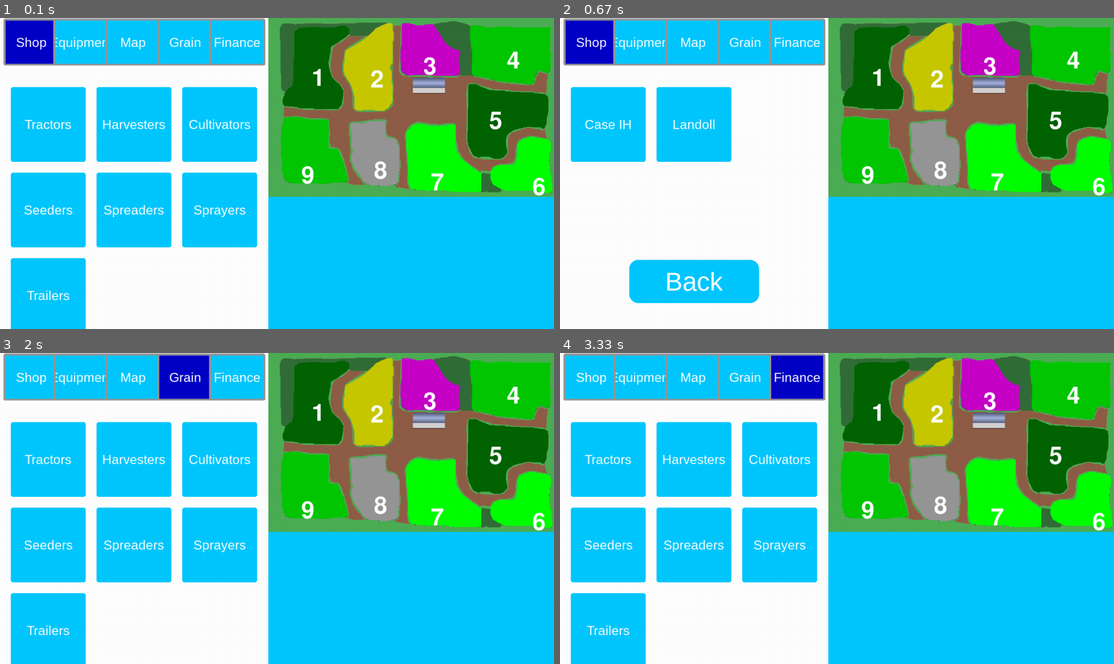
Above: before the commit, frames 1-4 (two rows, left to right).
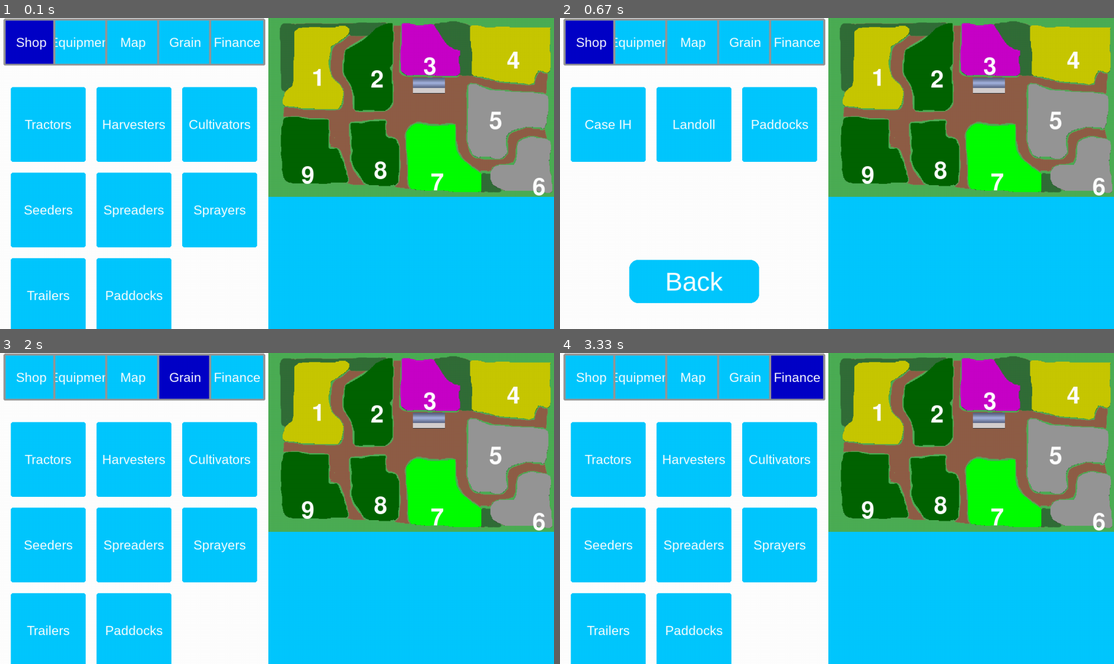
Above: after the commit, the same moments.

Repository: CaptainDeathead/Farm-CEO-ng
Game: pygame game, started from game/main.py
The game is run twice, just before and just after one commit, with the same random seed, the same clock (stepped at 60 frames per second) and the same inputs.
Inputs (mouse positions are in pixels of both pictures, inside the frame that each line leads up to):
- Up to frame 1 (0.1 s): no input
- Up to frame 2 (0.67 s): press the mouse at (781, 210) at 0.37 s; move the mouse to (798, 148) at 0.47 s; release the mouse at (814, 89) at 0.6 s
- Up to frame 3 (2 s): press the mouse at (132, 458) at 0.7 s; move the mouse to (105, 527) at 0.8 s; release the mouse at (83, 598) at 0.93 s; click (188, 390) at 1.05 s; click (132, 377) at 1.38 s; press the mouse at (188, 390) at 1.7 s; move the mouse to (193, 390) at 1.8 s; release the mouse at (199, 393) at 1.93 s
- Up to frame 4 (3.33 s): press the mouse at (593, 377) at 2.53 s; move the mouse to (704, 384) at 2.63 s; release the mouse at (809, 390) at 2.77 s

The runs differ from the first frame. In frame 1, 17% of the frame differs, in the area x 17-100%, y 1-100%; in frame 2, 17%, in the area x 32-100%, y 1-57%; in frame 3, 17%; in frame 4, 17%.

Commit message:
Fixed dropdowns and added paddocks shop

Diff:
--- a/game/UI/Menus/shop.py
+++ b/game/UI/Menus/shop.py
@@ -1,14 +1,109 @@
 import pygame as pg
 
 from resource_manager import ResourceManager, SaveManager
+from paddock_manager import PaddockManager
 from events import Events
 
 from time import time
 
-from UI.pygame_gui import Button
+from UI.pygame_gui import Button, DropDown
 from utils import utils
 from data import *
 from typing import List
+
+class PaddockBuyMenu:
+    DROPDOWN_WIDTH = 100
+    SEGMENT_HEIGHT = 50
+    def __init__(self, parent_surface: pg.Surface, events: Events, rect: pg.Rect) -> None:
+        self.parent_surface = parent_surface
+        self.events = events
+        self.rect = rect
+
+        self.rendered_surface = pg.Surface((self.rect.w, self.rect.h), pg.SRCALPHA)
+
+        self.dropdown = DropDown(self.rendered_surface, PANEL_WIDTH / 2 - self.DROPDOWN_WIDTH / 2, 50, self.DROPDOWN_WIDTH,
+                                 self.SEGMENT_HEIGHT, self.rect, self.get_buttons_for_dropdown(), (0, 200, 255), self.rebuild)
+
+        self.product_title_font = pg.font.SysFont(None, 80)
+
+        self.not_enough_money_lbl = self.product_title_font.render("Not enough money!", True, (255, 0, 0))
+
+        self.buy_button = Button(self.rendered_surface, PANEL_WIDTH / 2 - 150, self.rect.h - 280, 300, 100, self.rect, (0, 200, 255),
+                                  (0, 200, 255), (255, 255, 255), "Buy", 60, (20, 20, 20, 20), 0, 0, True, lambda: self.buy_selected())
+
+        self.last_money = SaveManager().money
+
+        self.rebuild()
+
+    def get_buttons_for_dropdown(self) -> List[Button]:
+        all_paddocks = PaddockManager().paddocks
+        unowned_paddocks = []
+
+        for paddock in all_paddocks:
+            if paddock.owned_by == "player": continue
+            unowned_paddocks.append(paddock)
+
+        buttons = [
+            Button(self.rendered_surface, 0, (int(paddock.num) - 1) * self.SEGMENT_HEIGHT, self.DROPDOWN_WIDTH, self.SEGMENT_HEIGHT, self.rect,
+                   (0, 200, 255), (0, 200, 255), (0, 0, 0), paddock.num, 50, (5, 5, 5, 5), 0, 0, True) for paddock in unowned_paddocks
+        ]
+
+        return buttons
+
+    def buy_selected(self) -> None:
+        selected_paddock = int(self.dropdown.get_selected_text())-1
+        paddock_area = PaddockManager().paddocks[selected_paddock].hectares
+
+        # Paddock price = Area * 12000
+        price = paddock_area * 12000
+
+        PaddockManager().paddocks[selected_paddock].owned_by = "player"
+        PaddockManager().paddocks[selected_paddock].rebuild_num()
+        SaveManager().set_money(SaveManager().money - price)
+
+        self.dropdown = DropDown(self.rendered_surface, PANEL_WIDTH / 2 - self.DROPDOWN_WIDTH / 2, 50, self.DROPDOWN_WIDTH,
+                                 self.SEGMENT_HEIGHT, self.rect, self.get_buttons_for_dropdown(), (0, 200, 255), self.rebuild)
+
+        self.buy_button.hide()
+        self.update()
+
+    def draw_can_buy(self) -> None:
+        selected_paddock = int(self.dropdown.get_selected_text())-1
+        paddock_area = PaddockManager().paddocks[selected_paddock].hectares
+
+        # Paddock price = Area * 12000
+        price = paddock_area * 12000
+
+        price_lbl = self.product_title_font.render(f"Price: ${price:,}", True, (0, 0, 0))
+        self.rendered_surface.blit(price_lbl, (PANEL_WIDTH / 2 - price_lbl.get_width() / 2, self.rect.h - 350))
+
+        if price > SaveManager().money:
+            self.buy_button.hide()
+            self.rendered_surface.blit(self.not_enough_money_lbl, (PANEL_WIDTH / 2 - self.not_enough_money_lbl.get_width() / 2, self.buy_button.rect.y + 20))
+            return
+
+        self.buy_button.show()
+        self.buy_button.draw()
+
+    def rebuild(self) -> None:
+        self.rendered_surface.fill((255, 255, 255), (0, 0, PANEL_WIDTH, self.rendered_surface.get_height() - 170)) # - 170 for back button below
+
+        self.draw_can_buy()
+
+    def update(self) -> None:
+        self.dropdown.update(self.events.mouse_just_pressed)
+        self.buy_button.update(self.events.mouse_just_pressed)
+
+        if self.last_money != SaveManager().money:
+            self.last_money = SaveManager().money
+
+            self.rebuild()
+
+        self.draw()
+
+    def draw(self) -> None:
+        self.parent_surface.blit(self.rendered_surface, self.rect)
+        self.dropdown.draw()
 
 class Shop:
     def __init__(self, parent_surface: pg.Surface, events: Events, rect: pg.Rect) -> None:
@@ -37,6 +132,10 @@
         self.current_image = 0
         self.last_image_change = time()
 
+        self.in_paddock_menu = False
+
+        self.paddock_buy_menu = PaddockBuyMenu(self.parent_surface, self.events, self.rect)
+
         self.not_enough_money_lbl = self.product_title_font.render("Not enough money!", True, (255, 0, 0))
         self.not_enough_xp_lbl = self.product_title_font.render("Not enough XP!", True, (255, 0, 0))
 
@@ -72,7 +171,12 @@
 
     def backtrack_path(self) -> None:
         self.current_items = self.global_dict
-        self.path.pop()
+
+        if self.in_paddock_menu:
+            self.in_paddock_menu = False
+            self.path = []
+        else:
+            self.path.pop()
 
         for item in self.path:
             self.current_items = self.current_items[item]
@@ -126,6 +230,14 @@
         else:
             self.buy_button.show()
             self.buy_button.draw()
+
+    def open_paddocks_buy_menu(self) -> None:
+        self.in_paddock_menu = True
+
+        self.buy_button.hide()
+        self.back_button.show()
+
+        self.draw()
 
     def rebuild_buyscr(self) -> None:
         self.product_images = []
@@ -202,6 +314,11 @@
                 y += step
                 x = 25
 
+        paddocks_btn = Button(self.rendered_surface, x, y, size, size, self.rect, (0, 200, 255), (0, 200, 255),(255, 255, 255),
+                              "Paddocks", 30, (5, 5, 5, 5), 0, 0, True, lambda: self.open_paddocks_buy_menu())
+
+        self.buttons.append(paddocks_btn)
+
         self.just_rebuilt = True
 
     def check_buyscr(self) -> bool:
@@ -217,6 +334,8 @@
 
         if len(self.path) == 3:
             update = self.check_buyscr()
+        elif self.in_paddock_menu:
+            self.paddock_buy_menu.update()
         else:
             for button in self.buttons:
                 button.update(self.events.mouse_just_pressed)
@@ -234,7 +353,8 @@
         for button in self.buttons: button.draw()
 
         if len(self.path) > 0: self.back_button.show()
-        else: self.back_button.hide()
+        else:
+            if not self.in_paddock_menu: self.back_button.hide()
 
         self.back_button.draw()
 
--- a/game/UI/pygame_gui.py
+++ b/game/UI/pygame_gui.py
@@ -96,11 +96,12 @@
         self.hidden = False
 
 class DropDown:
-    def __init__(self, screen: pg.Surface, x: int, y: int, width: int, segment_height: int, buttons: List[Button],
-                 bg_color: pg.color.ColorValue) -> None:
+    def __init__(self, screen: pg.Surface, x: int, y: int, width: int, segment_height: int, parent_rect: pg.Rect,
+                 buttons: List[Button], bg_color: Tuple[int, int, int], on_change: callable) -> None:
 
         self.screen = screen
         self.rect = pg.Rect(x, y, width, len(buttons) * segment_height)
+        self.parent_rect = parent_rect
 
         self.rendered_surface = pg.Surface((self.rect.w, self.rect.h), pg.SRCALPHA)
 
@@ -109,60 +110,82 @@
 
         for i, button in enumerate(buttons):
             button.screen = self.rendered_surface
+
             button.x = 0
             button.y = self.segment_height * i
+            button.global_rect = pg.Rect(x, self.parent_rect.y + y + segment_height * i, width, segment_height)
+
+            button.command = lambda text=button.text: self.select_button(text)
 
             self.buttons.append(button)
 
-        self.background_color = bg_color
+        self.bg_color = bg_color
+        self.on_change = on_change
 
         self.dropped = False
 
-        self.selected_button = self.buttons[0]
-        self.selected_button.command = lambda: self.drop()
-
-        self.rebuild()
-
-    def undrop(self) -> None:
-        self.dropped = False
-
-    def drop(self) -> None:
-        self.dropped = True
+        self.selected_button = Button(self.buttons[0].screen, self.buttons[0].x, self.buttons[0].y, self.buttons[0].width, self.buttons[0].height,
+                                      self.buttons[0].parent_rect, self.buttons[0].color, self.buttons[0].selectedColor, self.buttons[0].textColor,
+                                      self.buttons[0].text, self.buttons[0].size, self.buttons[0].radius, 0, 0, True, self.toggle_drop)
+
+        self.selected_button.global_rect = buttons[0].global_rect
+
+        self.just_changed = False
+
+        self.rebuild()
+
+    def set_dropped(self, dropped: bool) -> None:
+        self.dropped = dropped
+
+        if dropped: self.selected_button.hide()
+        else: self.selected_button.show()
+
+        self.rebuild()
+
+    def toggle_drop(self) -> None:
+        self.set_dropped(not self.dropped)
 
     def get_selected_text(self) -> str: return self.selected_button.text
 
     def select_button(self, button_text: str) -> None:
-        new_buttons = []
-
-        for i, button in self.buttons:
+        if not self.dropped: return
+
+        for button in self.buttons:
             if button.text == button_text:
-                self.selected_button.command = lambda: self.select_button(self.selected_button.text)
-
-                new_buttons.insert(0, button)
-                self.selected_button = button
-                self.selected_button.command = lambda: self.drop()
-
-                button.y = 0
-
-            else:
-                new_buttons.append(button)
-                button.y = self.segment_height * i
-
-        self.buttons = new_buttons
+                self.selected_button.text = button.text
+
+                button.rebuild()
+                self.selected_button.rebuild()
+
+                self.on_change()
+                break
+
+        self.set_dropped(False)
+        self.just_changed = True
+
         self.rebuild()
 
     def rebuild(self) -> None:
-        self.rendered_surface.fill(self.bg_color)
+        pg.draw.rect(self.rendered_surface, self.bg_color, (0, 0, self.rect.w, self.rect.h), border_radius=10)
 
         for button in self.buttons:
-            #button.rebuild()
             button.draw()
+
+        self.selected_button.draw()
 
     def update(self, just_pressed: bool = False) -> None:
         for button in self.buttons:
             button.update(just_pressed)
 
+        if self.just_changed:
+            self.just_changed = False
+            just_pressed = False
+
+        self.selected_button.update(just_pressed)
+
     def draw(self) -> None:
+        self.screen.fill((255, 255, 255), self.rect)
+
         if self.dropped:
             self.screen.blit(self.rendered_surface, (self.rect.x, self.rect.y))
         else:
--- a/game/assets/Data/Maps/Green_Spring_cfg.json
+++ b/game/assets/Data/Maps/Green_Spring_cfg.json
@@ -208,7 +208,8 @@
             "gate": [
                 75,
                 301
-            ]
+            ],
+            "hectares": 60
         },
         "1": {
             "center": [
@@ -218,7 +219,8 @@
             "gate": [
                 422,
                 44
-            ]
+            ],
+            "hectares": 70
         },
         "2": {
             "center": [
@@ -228,7 +230,8 @@
             "gate": [
                 451,
                 43
-            ]
+            ],
+            "hectares": 40
         },
         "3": {
             "center": [
@@ -238,7 +241,8 @@
             "gate": [
                 932,
                 183
-            ]
+            ],
+            "hectares": 80
         },
         "4": {
             "center": [
@@ -248,7 +252,8 @@
             "gate": [
                 920,
                 254
-            ]
+            ],
+            "hectares": 85
         },
         "5": {
             "center": [
@@ -258,7 +263,8 @@
             "gate": [
                 923,
                 408
-            ]
+            ],
+            "hectares": 30
         },
         "6": {
             "center": [
@@ -268,7 +274,8 @@
             "gate": [
                 475,
                 557
-            ]
+            ],
+            "hectares": 55
         },
         "7": {
             "center": [
@@ -278,7 +285,8 @@
             "gate": [
                 442,
                 553
-            ]
+            ],
+            "hectares": 50
         },
         "8": {
             "center": [
@@ -288,7 +296,8 @@
             "gate": [
                 267,
                 538
-            ]
+            ],
+            "hectares": 52
         }
     },
     "sell points": {
--- a/game/farm_ceo.py
+++ b/game/farm_ceo.py
@@ -103,7 +103,8 @@
         self.save_manager = SaveManager()
         self.save_manager.init(self.map.map_cfg)
 
-        self.paddock_manager = PaddockManager(self.screen, self.map.surface, self.save_manager.get_paddocks(), self.map.scale)
+        self.paddock_manager = PaddockManager()
+        self.paddock_manager.init(self.screen, self.map.surface, self.save_manager.get_paddocks(), self.map.scale)
 
         self.time: float = self.save_manager.get_attr("time") # time / 24 = *n* days
         self.last_update_time = 0.0
--- a/game/farmceo_savegame.json
+++ b/game/farmceo_savegame.json
@@ -1 +1 @@
-{"map_name": "Green Spring", "money": 500000.0, "xp": 0.0, " …(452 unchanged characters)… [148, 166], "gate": [75, 301], "state": 2, "owned_by": "npc"}, "2": {"center": [347, 173], "gate": [422, 44], "state": 5, "owned_by": "npc"}, "3": {"center": [527, 129], "gate": [451, 43], "state": 0, "owned_by": "npc"}, "4": {"center": [809, 108], "gate": [932, 183], "state": 3, "owned_by": "npc"}, "5": {"center": [749, 313], "gate": [920, 254], "state": 2, "owned_by": "npc"}, "6": {"center": [896, 538], "gate": [923, 408], "state": 4, "owned_by": "npc"}, "7": {"center": [552, 522], "gate": [475, 557], "state": 4, "owned_by": "npc"}, "8": {"center": [359, 483], "gate": [442, 553], "state": 1, "owned_by": "npc"}, "9": {"center": [113, 498], "gate": [267, 538], "state": 3, "owned_by": "npc"}}}
+{"map_name": "Green Spring", "money": 500000.0, "xp": 0.0, " …(452 unchanged characters)… [148, 166], "gate": [75, 301], "state": 5, "hectares": 60, "owned_by": "npc"}, "2": {"center": [347, 173], "gate": [422, 44], "state": 2, "hectares": 70, "owned_by": "npc"}, "3": {"center": [527, 129], "gate": [451, 43], "state": 0, "hectares": 40, "owned_by": "npc"}, "4": {"center": [809, 108], "gate": [932, 183], "state": 5, "hectares": 80, "owned_by": "npc"}, "5": {"center": [749, 313], "gate": [920, 254], "state": 1, "hectares": 85, "owned_by": "npc"}, "6": {"center": [896, 538], "gate": [923, 408], "state": 1, "hectares": 30, "owned_by": "npc"}, "7": {"center": [552, 522], "gate": [475, 557], "state": 4, "hectares": 55, "owned_by": "npc"}, "8": {"center": [359, 483], "gate": [442, 553], "state": 2, "hectares": 50, "owned_by": "npc"}, "9": {"center": [113, 498], "gate": [267, 538], "state": 2, "hectares": 52, "owned_by": "npc"}}}
--- a/game/paddock.py
+++ b/game/paddock.py
@@ -10,6 +10,7 @@
         self.scale = scale
         self.state: int = attrs.get("state", randint(0, 5))
         self.owned_by: str = attrs["owned_by"]
+        self.hectares: int = attrs["hectares"]
 
         color = (255, 255, 255)
         if self.owned_by == "player": color = (0, 0, 255)
@@ -29,8 +30,15 @@
             "center": self.attrs["center"],
             "gate": self.attrs["gate"],
             "state": self.state,
+            "hectares": self.hectares,
             "owned_by": self.owned_by
         }
 
+    def rebuild_num(self) -> None:
+        color = (255, 255, 255)
+        if self.owned_by == "player": color = (0, 0, 255)
+
+        self.number_surface = pg.font.SysFont(None, 80).render(str(self.num), True, color)
+
     def set_boundary(self, boundary: List[Tuple]) -> None:
         self.boundary = boundary
--- a/game/paddock_manager.py
+++ b/game/paddock_manager.py
@@ -7,7 +7,13 @@
 from typing import Dict, List, Tuple
 
 class PaddockManager:
-    def __init__(self, screen: pg.Surface, map_image: pg.Surface, paddocks: Dict[int, any], scale: float) -> None:
+    def __new__(cls) -> None:
+        if not hasattr(cls, 'instance'):
+            cls.instance = super(PaddockManager, cls).__new__(cls)
+
+        return cls.instance
+
+    def init(self, screen: pg.Surface, map_image: pg.Surface, paddocks: Dict[int, any], scale: float) -> None:
         self.screen = screen
         self.map_image = map_image
         self.scale = scale
--- a/game/resource_manager.py
+++ b/game/resource_manager.py
@@ -222,6 +222,7 @@
         for pdk in map_config["paddocks"]:
             new_paddocks[int(pdk)+1] = map_config["paddocks"][pdk]
             new_paddocks[int(pdk)+1]["owned_by"] = "npc"
+            new_paddocks[int(pdk)+1]["hectares"] = map_config["paddocks"][pdk]["hectares"]
 
         return new_paddocks
 
